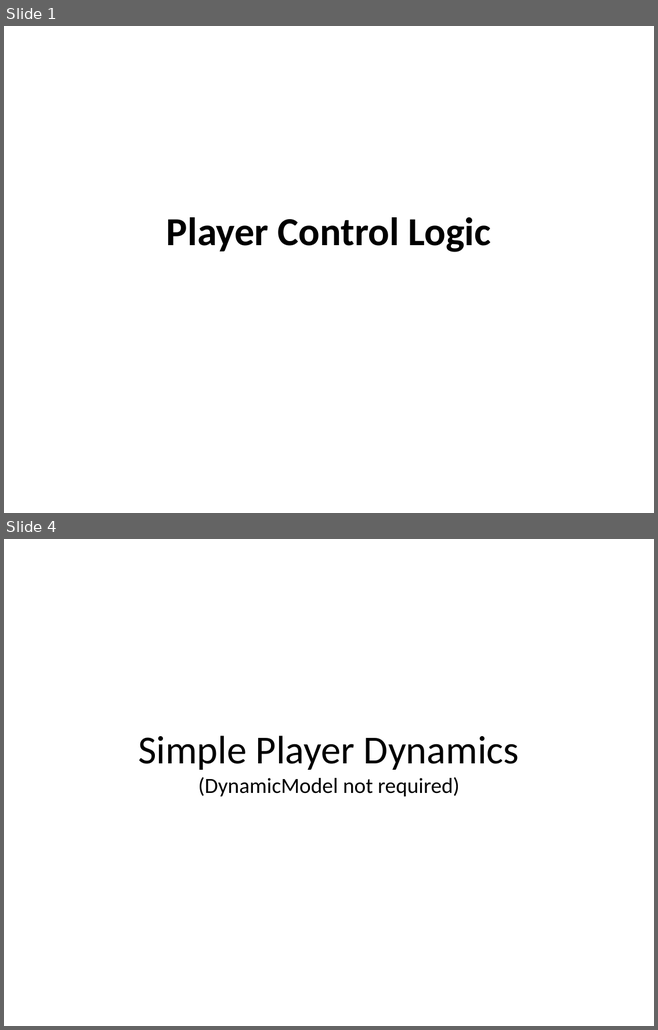
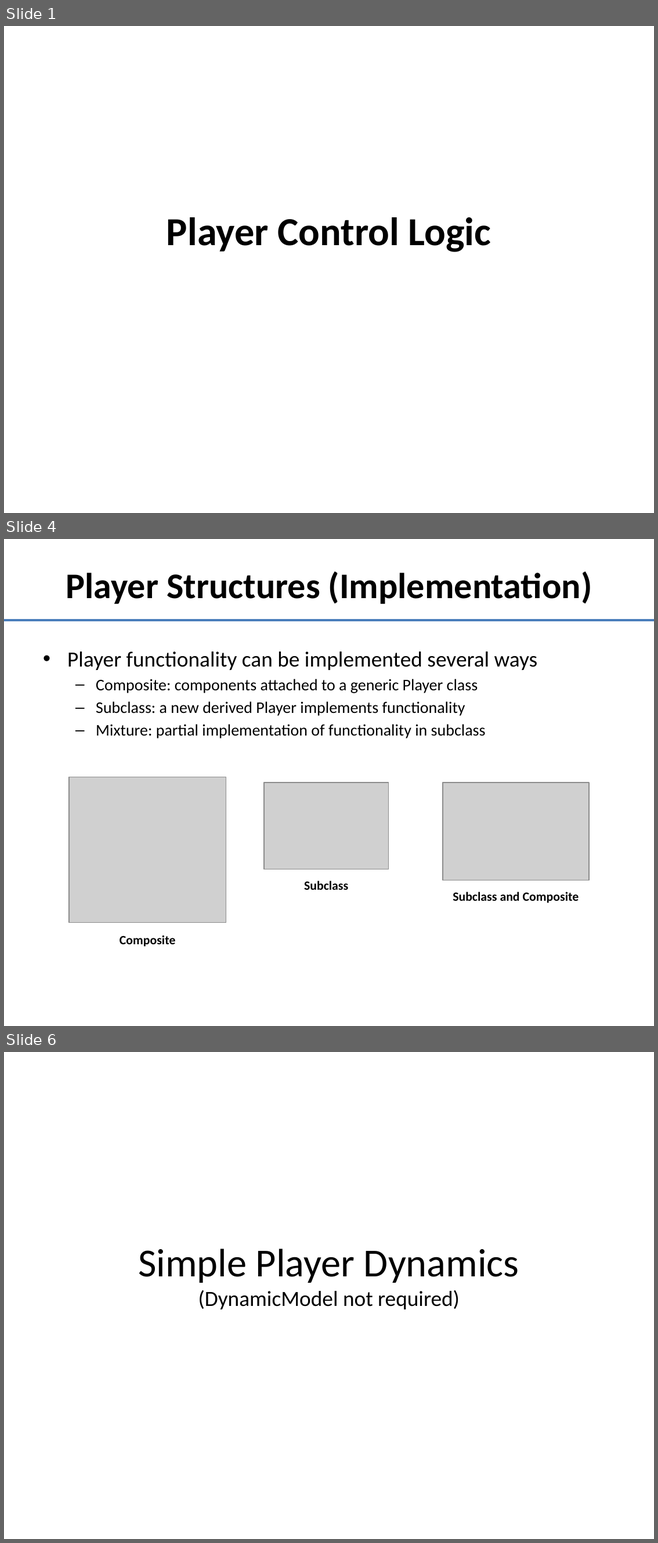
Before and after one commit to doughodson/OpenEaagles, a slide deck: doc/umlDiagrams/player-control-logic.pptx. Shown one above the other, each under a label of ours: slides 1 and 4 before the commit, slides 1, 4 and 6 after it; the slides between them are not shown. The pictures are 658x1030 and 658x1543 pixels, drawn with LibreOffice and Linux fonts; fonts in the diff are those of the drawing; grey boxes stand for pictures. Boxes give left, top, right and bottom in pixels: in the first picture for what was removed or moved away, otherwise in the second. Text is boxed around its words. In the diff, an @@ line names an element or a change of style, - is before the commit and + after.

```diff
--- a/doc/umlDiagrams/player-control-logic.pptx
+++ b/doc/umlDiagrams/player-control-logic.pptx
@@ slide 4 added at (4, 539, 654, 1026), background #FFFFFF @@
@@ title added at (65, 571, 592, 604), 40 pt, text #000000, bold @@
+Player Structures (Implementation)
@@ line added from (4, 620) to (654, 620), #4B7EBC 2.25 pt @@
@@ text added at (67, 652, 538, 739), 18 pt, text #000000 @@
+• Player functionality can be implemented several ways
+  – Composite: components attached to a generic Player class
+  – Subclass: a new derived Player implements functionality
+  – Mixture: partial implementation of functionality in subclass
@@ picture added at (69, 777, 226, 923) @@
@@ picture added at (264, 783, 389, 870) @@
@@ picture added at (442, 783, 589, 880) @@
@@ text added at (304, 881, 348, 890), 14 pt, text #000000, bold @@
+Subclass
@@ text added at (452, 892, 579, 903), 14 pt, text #000000, bold @@
+Subclass and Composite
@@ text added at (119, 935, 176, 947), 14 pt, text #000000, bold @@
+Composite
@@ what was slide 4 is now slide 6 @@
```
Also in this commit, not shown: 12 slides changed, 4 other slides added, 1 other file.
